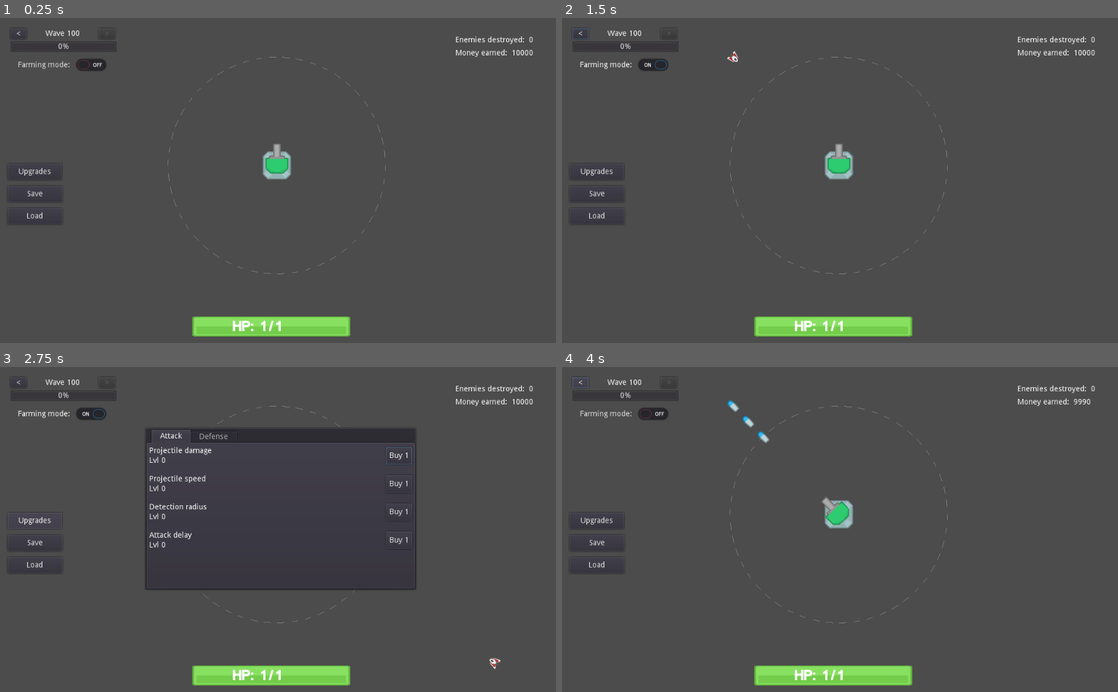
Above: before the commit, frames 1-4 (two rows, left to right).
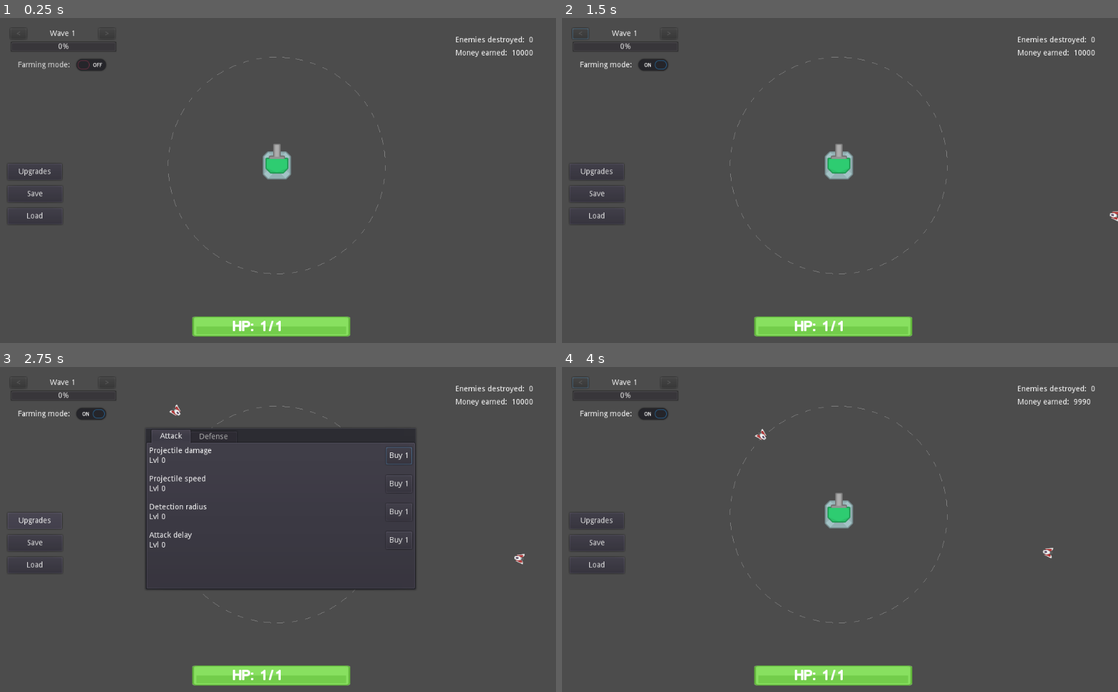
Above: after the commit, the same moments.

Repository: deniauma/UltimateDefenseIdle
Game: Godot game, scene res://Scenes/Main.tscn
Same seed, same stepped clock (60 frames per second), same inputs: the game is played once before the commit and once after it.
Inputs (mouse positions are in pixels of both pictures, inside the frame that each line leads up to):
- Up to frame 1 (0.25 s): no input
- Up to frame 2 (1.5 s): click (578, 34) at 0.5 s, where only the run before the commit has a clickable "<"; click "Farming mode:" at 1.25 s
- Up to frame 3 (2.75 s): click "Upgrades" at 2 s
- Up to frame 4 (4 s): click "Buy 1" at 2.75 s; click (578, 383) at 3.5 s, where only the run before the commit has a clickable "<"

The runs differ from the first frame. In frame 1, less than 0.1% of the frame differs, in the area x 3-15%, y 3-6%; in frame 2, 0.1%; in frame 3, 0.2%; in frame 4, 0.5%, in the area x 3-89%, y 3-59%.

Commit message:
fix aoe issue

Diff:
--- a/Scenes/Bullet.tscn
+++ b/Scenes/Bullet.tscn
@@ -7,7 +7,7 @@
 extents = Vector2( 6.21915, 12.5194 )
 
 [sub_resource type="CircleShape2D" id=2]
-radius = 100.0
+radius = 15.0
 
 [node name="Bullet" type="KinematicBody2D"]
 collision_layer = 4
--- a/Scripts/Bullet.gd
+++ b/Scripts/Bullet.gd
@@ -2,14 +2,18 @@
 
 var damage = GameState.player_proj_dmg
 var speed = GameState.player_proj_speed
+var aoe_radius = GameState.player_proj_aoe_radius
 var target = Vector2()
 var velocity = Vector2()
 
 func _ready():
 	$HitBox.connect("body_entered", self, "on_hit")
 	$TTL.connect("timeout", self, "self_destroy")
+	set_aoe_radius(aoe_radius)
 	pass
 
+func set_aoe_radius(radius):
+	$AoE/CollisionShape2D.shape.radius = radius
 
 func _physics_process(delta):
 	if velocity.x == 0 and velocity.y == 0:
@@ -22,9 +26,12 @@
 
 
 func on_hit(body: Enemy):
-	for enemy in $AoE.get_overlapping_bodies():
-		enemy.take_damage(damage)
-	#body.take_damage(damage)
+	var enemies_hit = $AoE.get_overlapping_bodies()
+	if not enemies_hit.empty():
+		for enemy in $AoE.get_overlapping_bodies():
+			enemy.take_damage(damage)
+	else:
+		body.take_damage(damage)
 	queue_free()
 
 func self_destroy():
--- a/Scripts/Enemy.gd
+++ b/Scripts/Enemy.gd
@@ -9,6 +9,7 @@
 var speed = GameState.enemy_base_speed
 var target = Vector2()
 var velocity = Vector2()
+var gold_earned = 1
 
 func _ready():
 	add_to_group("enemies")
@@ -27,4 +28,5 @@
 	if hp == 0:
 		emit_signal("die")
 		GameState.destroyed_enemies += 1
+		GameState.gold += gold_earned
 		queue_free()
--- a/Scripts/GameState.gd
+++ b/Scripts/GameState.gd
@@ -2,7 +2,8 @@
 
 var destroyed_enemies = 0
 var gold = 10000
-var max_wave = 100
+var base_gold_per_kill = 1
+var max_wave = 1
 var current_wave = 1
 var hp = 1
 var def = 0
@@ -10,7 +11,8 @@
 var player_proj_dmg = 5
 var player_proj_speed = 500
 var player_radius = 200
-var player_attack_delay: float = 0.1
+var player_proj_aoe_radius = 15
+var player_attack_delay: float = 1.0
 var enemy_base_hp = 5
 var enemy_base_damage = 1
 var enemy_base_speed = 50
@@ -21,7 +23,7 @@
 var upg_proj_dmg = Upgrade.new("Projectile damage", 5, 10, 1)
 var upg_proj_speed = Upgrade.new("Projectile speed", 400, 10, 1)
 var upg_detect_radius = Upgrade.new("Detection radius", 200, 10, 1)
-var upg_attack_delay = Upgrade.new("Attack delay", 0.1, 15, -0.01)
+var upg_attack_delay = Upgrade.new("Attack delay", 1.0, 15, -0.01)
 
 #Defense upgrades
 var upg_hp = Upgrade.new("Tower HP", 1, 10, 1)
@@ -31,7 +33,7 @@
 	return floor(enemy_base_hp * pow(1.05, wave))
 
 func get_wave_damage(wave):
-	return floor(enemy_base_damage + pow(1.05, wave))
+	return floor(enemy_base_damage * pow(1.05, wave))
 
 func get_wave_speed(wave):
 	return floor(enemy_base_speed + 1.05*floor(wave/10))
@@ -42,6 +44,9 @@
 func get_wave_spawn_rate(wave):
 	return wave_base_spawn_rate - 0.05*floor(wave/10)
 
+func get_gold_per_kill(wave):
+	return floor(base_gold_per_kill * pow(1.05, wave))
+
 func update_player_stats():
 	player_proj_dmg = upg_proj_dmg.get_current_total_value()
 	player_proj_speed = upg_proj_speed.get_current_total_value()
--- a/Scripts/WaveControl.gd
+++ b/Scripts/WaveControl.gd
@@ -10,6 +10,7 @@
 var wave_size = 5
 var wave_speed = 50
 var wave_remaining = 10
+var wave_gold_earned_per_kill = 1
 var spawned = 0
 var farming = false
 var spawn_in_tree: Node2D
@@ -35,6 +36,7 @@
 	wave_damage = GameState.get_wave_damage(level)
 	wave_size = GameState.get_wave_density(level)
 	wave_speed = GameState.get_wave_speed(level)
+	wave_gold_earned_per_kill = GameState.get_gold_per_kill(level)
 	GameState.current_wave = level
 	wave_progress.max_value = wave_size
 	wave_progress.value = 0
@@ -55,6 +57,7 @@
 	enemy.hp = wave_hp
 	enemy.damage = wave_damage
 	enemy.speed = wave_speed
+	enemy.gold_earned = wave_gold_earned_per_kill
 	spawn_in_tree.add_child(enemy) #get_tree().get_root().add_child(enemy)
 	spawned += 1
 	if spawned >= wave_size and not farming:
